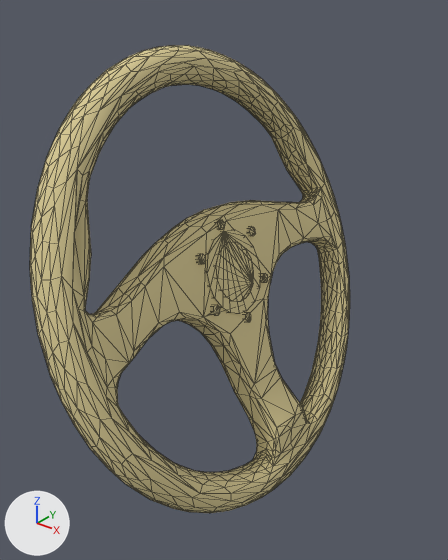
A saved change to the OBJ model assets/Volkswagen Touareg 2/model/Steering wheel.obj.
Rendered twice from a camera (50 mm lens) standing at (283.0, -372.0, 224.0) and looking at (-5.0, -12.0, 0.0). The axes (+X, +Y, +Z) are drawn at lower left. The lights are the same throughout. Mesh edges are drawn as thin lines. Where no turn or scale is listed for an object, it has been applied to the vertices.

Objects in the first picture: 'Touareg.001'.
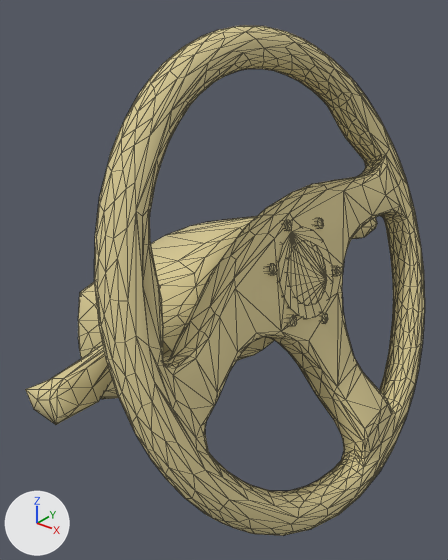
Commit message: REAL steering wheel

What changed in the scene script:
```text
Change me_touareg_001:
    used by ob_touareg_001; location = (0.0, 0.0, 0.0)
    remove me_touareg_001.from_pydata(...)  # 1269 vertices, 2514 faces; spans x -85.0..69.0, y -188.0..190.0, z -179.0..178.0
    add me_touareg_001.from_pydata(...)  # 1639 vertices, 3216 faces; spans x -85.0..135.0, y -200.0..234.0, z -162.0..194.0
    me_touareg_001 part 1: the loose piece of 1106 vertices spanning x -85.0..69.0, y -188.0..190.0, z -179.0..178.0 is turned 10.5 degrees about the x axis through its middle, then moved by (67.0, 5.0, 17.0)
    me_touareg_001 part 2: the loose piece of 35 vertices spanning x -31.0..5.0, y -25.0..27.0, z -27.0..27.0 is turned 10.5 degrees about the x axis through its middle, then moved by (67.0, 5.0, 17.0)
    me_touareg_001 part 3: the loose piece of 34 vertices spanning x -36.0..8.0, y -35.0..37.0, z -37.0..37.0 is turned 10.5 degrees about the x axis through its middle, then moved by (67.0, 5.0, 17.0)
    me_touareg_001 part 4: the loose piece of 16 vertices spanning x -19.0..3.0, y 32.0..42.0, z -25.0..-10.0 is turned 10.5 degrees about the x axis through its middle, then moved by (67.0, 7.0, 24.0)
    me_touareg_001 part 5: the loose piece of 16 vertices spanning x -10.0..12.0, y -3.0..7.0, z -47.0..-32.0 is turned 10.5 degrees about the x axis through its middle, then moved by (67.0, 12.0, 18.0)
    me_touareg_001 part 6: the loose piece of 16 vertices spanning x -39.0..-17.0, y -5.0..5.0, z 31.0..46.0 is turned 10.5 degrees about the x axis through its middle, then moved by (67.0, -2.0, 16.0)
    me_touareg_001 part 7: the loose piece of 15 vertices spanning x -34.0..-12.0, y 33.0..43.0, z 15.0..30.0 is turned 10.5 degrees about the x axis through its middle, then moved by (67.0, 0.0, 23.0)
    me_touareg_001 part 8: the loose piece of 17 vertices spanning x -29.0..-7.0, y -40.0..-31.0, z 15.0..30.0 is turned 10.5 degrees about the x axis through its middle, then moved by (67.0, 1.0, 10.0)
    me_touareg_001 part 9: the loose piece of 14 vertices spanning x -14.0..8.0, y -41.0..-31.0, z -25.0..-10.0 is turned 10.5 degrees about the x axis through its middle, then moved by (67.0, 9.0, 10.0)
    me_touareg_001 part 10: a new loose piece of 202 vertices spanning x -85.0..38.0, y -126.0..119.0, z -92.0..43.0, in mat_leather_40_001 (beige #dacb95)
    me_touareg_001 part 11: a new loose piece of 86 vertices spanning x -31.0..16.0, y 64.0..234.0, z -36.0..1.0, in mat_leather_40_001 (beige #dacb95)
    me_touareg_001 part 12: a new loose piece of 82 vertices spanning x -22.0..20.0, y -200.0..-52.0, z -30.0..2.0, in mat_leather_40_001 (beige #dacb95)
```

Changed parts and their boxes [x1, y1, x2, y2] in the pictures (448 x 560 px; the box of a moved part takes in the faces that stretch with it):
'Touareg.001', reshaped (25% wider, 9% taller)
    before: [30, 45, 350, 513]
    after: [25, 25, 425, 536]
part 1 of me_touareg_001, moved or reshaped
    before: [30, 45, 350, 513]
    after: [94, 25, 425, 536]
part 2 of me_touareg_001, moved or reshaped
    before: [216, 242, 254, 302]
    after: [287, 240, 327, 306]
part 3 of me_touareg_001, moved or reshaped
    before: [206, 230, 260, 314]
    after: [277, 227, 333, 319]
part 4 of me_touareg_001, moved or reshaped
    before: [260, 273, 268, 283]
    after: [332, 266, 341, 276]
part 5 of me_touareg_001, moved or reshaped
    before: [244, 313, 251, 322]
    after: [320, 313, 328, 324]
part 6 of me_touareg_001, moved or reshaped
    before: [215, 220, 224, 230]
    after: [282, 220, 292, 231]
part 7 of me_touareg_001, moved or reshaped
    before: [247, 226, 256, 236]
    after: [315, 218, 324, 229]
part 8 of me_touareg_001, moved or reshaped
    before: [196, 254, 206, 264]
    after: [266, 264, 277, 276]
part 9 of me_touareg_001, moved or reshaped
    before: [210, 305, 220, 316]
    after: [287, 315, 297, 326]
part 10 of me_touareg_001, added (beige)
    after: [78, 216, 274, 399]
part 11 of me_touareg_001, added
    after: [352, 217, 377, 239]
part 12 of me_touareg_001, added (beige)
    after: [25, 345, 112, 425]
